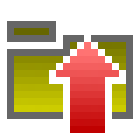
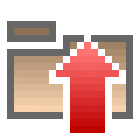
The second (140, 140) image is a revision of the first. Changes to its layers:
painted on "Background" over left=14, top=28, right=126, bottom=112
